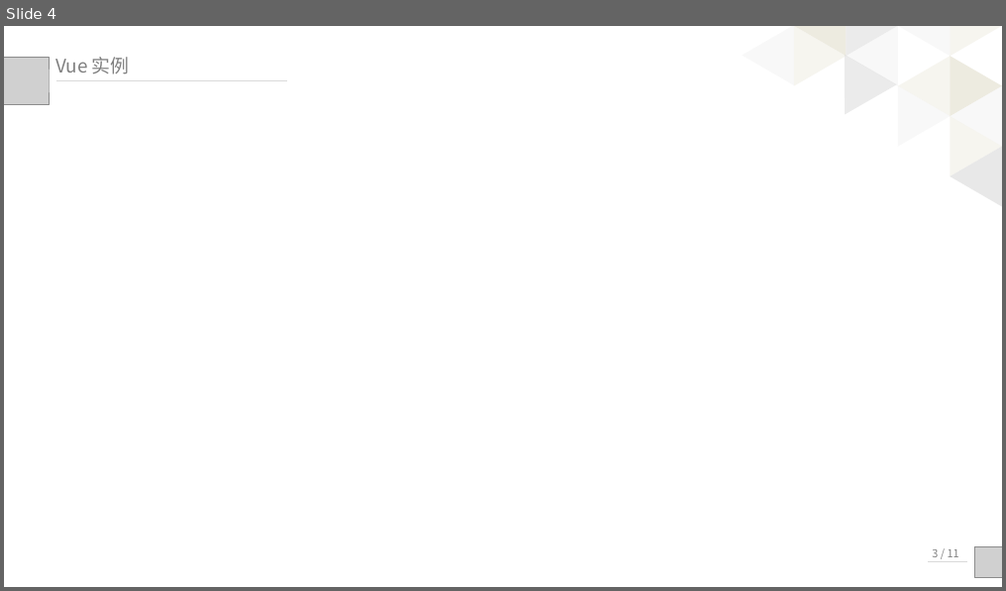
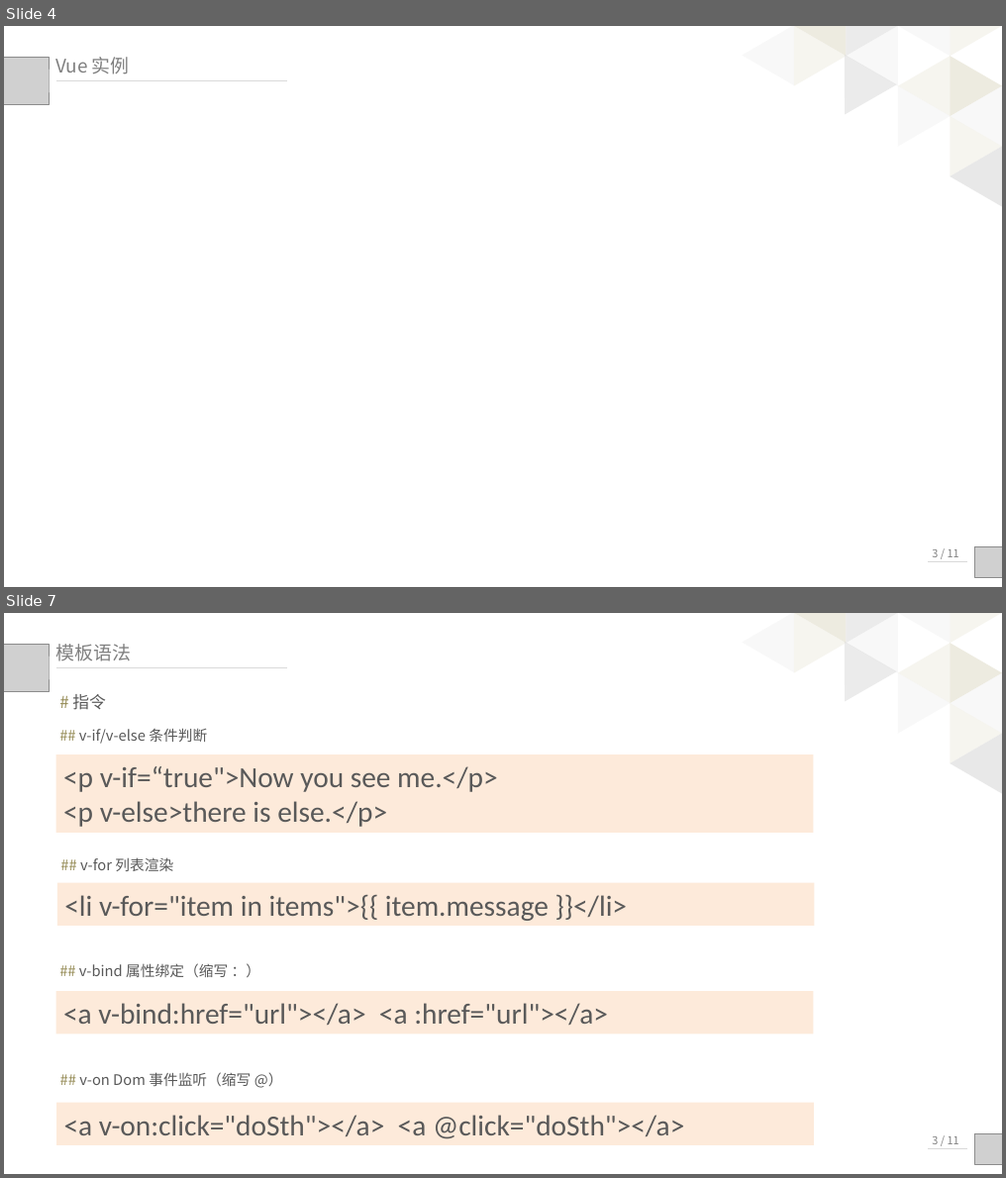
Before and after one commit to palmerye/Vue-Classroom, a slide deck: Presentation/Vue入门.pptx. Shown one above the other, each under a label of ours: slide 4 before the commit, slides 4 and 7 after it; the slides between them are not shown. The pictures are 1006x591 and 1006x1178 pixels, drawn with LibreOffice and Linux fonts; fonts in the diff are those of the drawing; grey boxes stand for pictures. Boxes give left, top, right and bottom in pixels: in the first picture for what was removed or moved away, otherwise in the second. Text is boxed around its words. In the diff, an @@ line names an element or a change of style, - is before the commit and + after.

```diff
--- a/Presentation/Vue入门.pptx
+++ b/Presentation/Vue入门.pptx
@@ slide 7 added at (x1=4, y1=613, x2=1002, y2=1174), background #FFFFFF @@
@@ triangle added at (x1=743, y1=613, x2=794, y2=672), fill #F2F2F2 at 50% opacity @@
@@ triangle added at (x1=795, y1=613, x2=846, y2=643), fill #DDD9C3 at 50% opacity @@
@@ triangle added at (x1=795, y1=613, x2=846, y2=672), fill #EEECE1 at 50% opacity @@
@@ triangle added at (x1=819, y1=642, x2=897, y2=717), fill #D9D9D9 at 50% opacity @@
@@ triangle added at (x1=846, y1=613, x2=898, y2=643), fill #D9D9D9 at 50% opacity @@
@@ triangle added at (x1=846, y1=613, x2=898, y2=672), fill #F2F2F2 at 50% opacity @@
@@ triangle added at (x1=899, y1=613, x2=950, y2=643), fill #F2F2F2 at 50% opacity @@
@@ triangle added at (x1=899, y1=613, x2=950, y2=672), fill #FFFFFF at 50% opacity @@
@@ triangle added at (x1=899, y1=642, x2=950, y2=703), fill #EEECE1 at 50% opacity @@
@@ triangle added at (x1=950, y1=613, x2=1002, y2=643), fill #EEECE1 at 50% opacity @@
@@ triangle added at (x1=950, y1=642, x2=1002, y2=703), fill #DDD9C3 at 50% opacity @@
@@ picture added at (x1=4, y1=644, x2=49, y2=692) @@
@@ text added at (x1=55, y1=644, x2=131, y2=662), 18 pt, text #808080 @@
+模板语法
@@ line added from (56, 667) to (288, 667), #D9D9D9 0.75 pt @@
@@ text added at (x1=72, y1=694, x2=106, y2=710), 16 pt, text #595959 @@
+# 指令
@@ triangle added at (x1=899, y1=672, x2=950, y2=734), fill #F2F2F2 at 50% opacity @@
@@ triangle added at (x1=950, y1=672, x2=1002, y2=734), fill #F2F2F2 at 50% opacity @@
@@ text added at (x1=79, y1=728, x2=207, y2=744), 14 pt, text #595959 @@
+## v-if/v-else 条件判断
@@ triangle added at (x1=950, y1=703, x2=1002, y2=763), fill #EEECE1 at 50% opacity @@
@@ rectangle added at (x1=56, y1=755, x2=813, y2=833), fill #FDEADA, 28 pt, text #595959 @@
+<p v-if=“true">Now you see me.</p>
+<p v-else>there is else.</p>
@@ triangle added at (x1=950, y1=733, x2=1002, y2=793), fill #F2F2F2 at 50% opacity @@
@@ triangle added at (x1=950, y1=733, x2=1002, y2=793), fill #D9D9D9 at 50% opacity @@
@@ text added at (x1=80, y1=858, x2=173, y2=871), 14 pt, text #595959 @@
+## v-for 列表渲染
@@ rectangle added at (x1=57, y1=883, x2=814, y2=926), fill #FDEADA, 28 pt, text #595959 @@
+<li v-for="item in items">{{ item.message }}</li>
@@ text added at (x1=79, y1=963, x2=228, y2=977), 14 pt, text #595959 @@
+## v-bind 属性绑定（缩写 ：）
@@ rectangle added at (x1=56, y1=992, x2=813, y2=1035), fill #FDEADA, 28 pt, text #595959 @@
+<a v-bind:href="url"></a> <a :href="url"></a>
@@ text added at (x1=79, y1=1072, x2=251, y2=1086), 14 pt, text #595959 @@
+## v-on Dom 事件监听（缩写 @）
@@ rectangle added at (x1=56, y1=1103, x2=813, y2=1146), fill #FDEADA, 28 pt, text #595959 @@
+<a v-on:click="doSth"></a> <a @click="doSth"></a>
@@ text added at (x1=932, y1=1137, x2=959, y2=1145), 10.5 pt, text #808080 @@
+3 / 11
@@ picture added at (x1=974, y1=1134, x2=1002, y2=1164) @@
@@ line added from (967, 1150) to (929, 1150), #D9D9D9 0.75 pt @@
```
Also in this commit, not shown: 3 slides changed, 2 other slides added.
